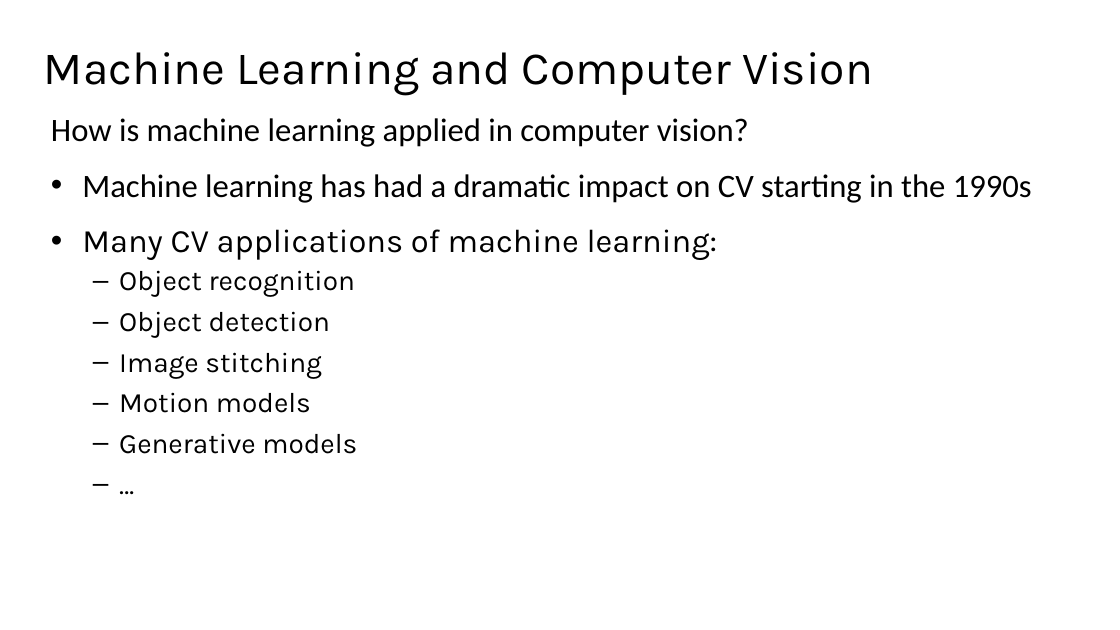
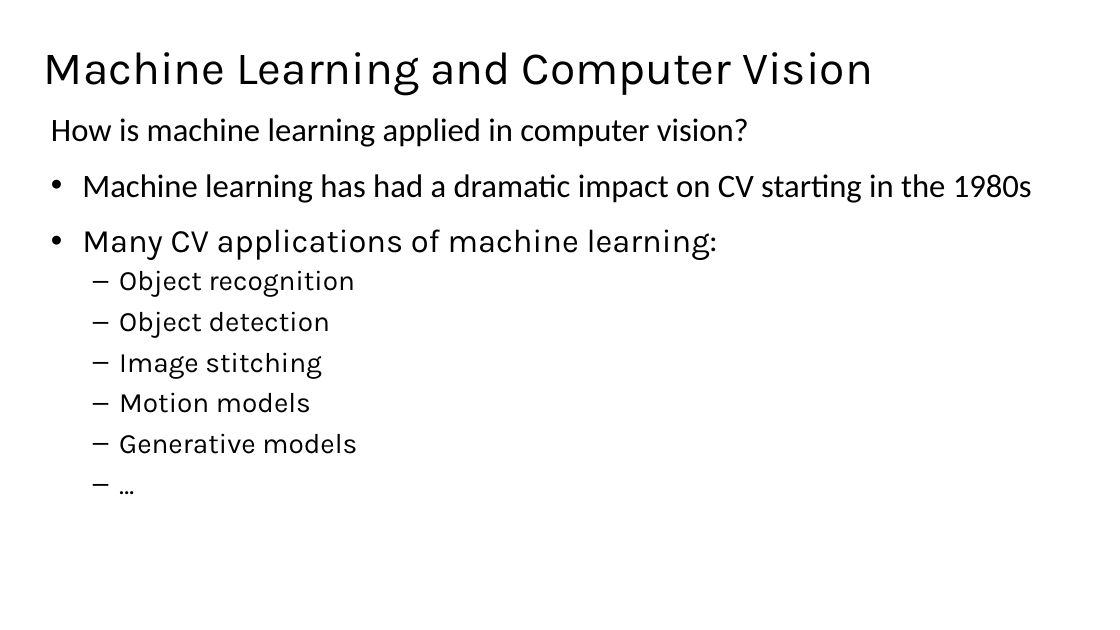
Before and after one commit to StephenElston/CSCI-E25, a slide deck: slide 2 of Slides/4_MachineLearningForCV.pptx. Drawn at 1120x630 pixels with LibreOffice and Linux fonts; fonts in the diff are those of the drawing. Boxes give left, top, right and bottom in pixels: in the first picture for what was removed or moved away, otherwise in the second. Text is boxed around its words. In the diff, an @@ line names an element or a change of style, - is before the commit and + after.

Commit message:
Corrections and updates to slides

```diff
--- a/Slides/4_MachineLearningForCV.pptx
+++ b/Slides/4_MachineLearningForCV.pptx
@@ text at (82, 174, 1032, 203): text changed @@
-• Machine learning has had a dramatic impact on CV starting in the 1990s
+• Machine learning has had a dramatic impact on CV starting in the 1980s
```
